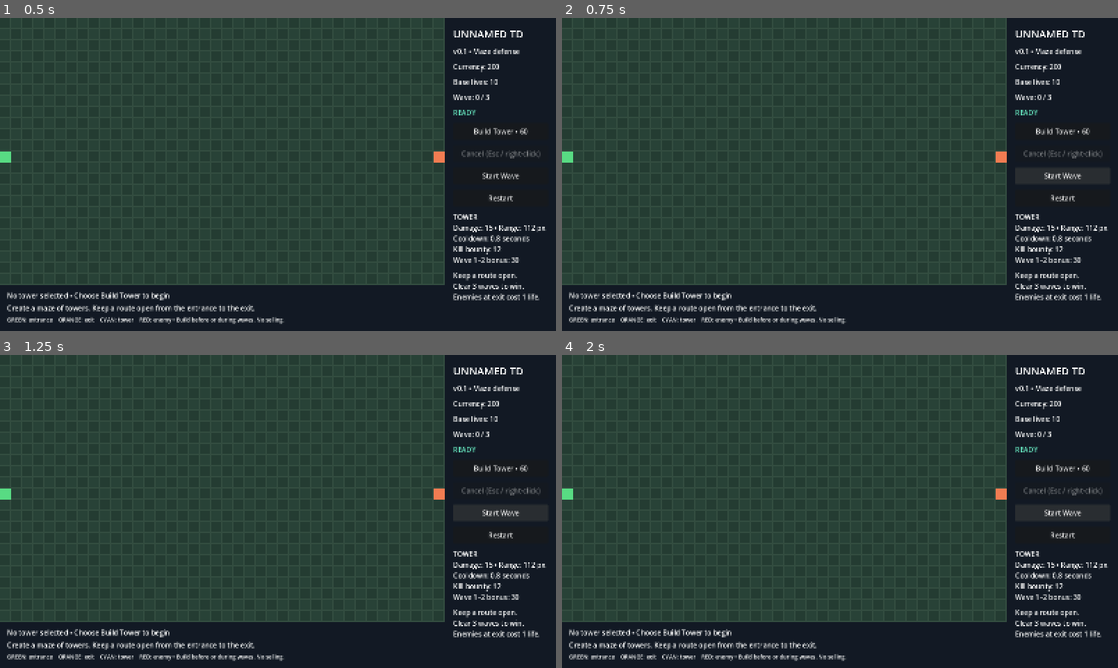
Above: before the commit, frames 1-4 (two rows, left to right).
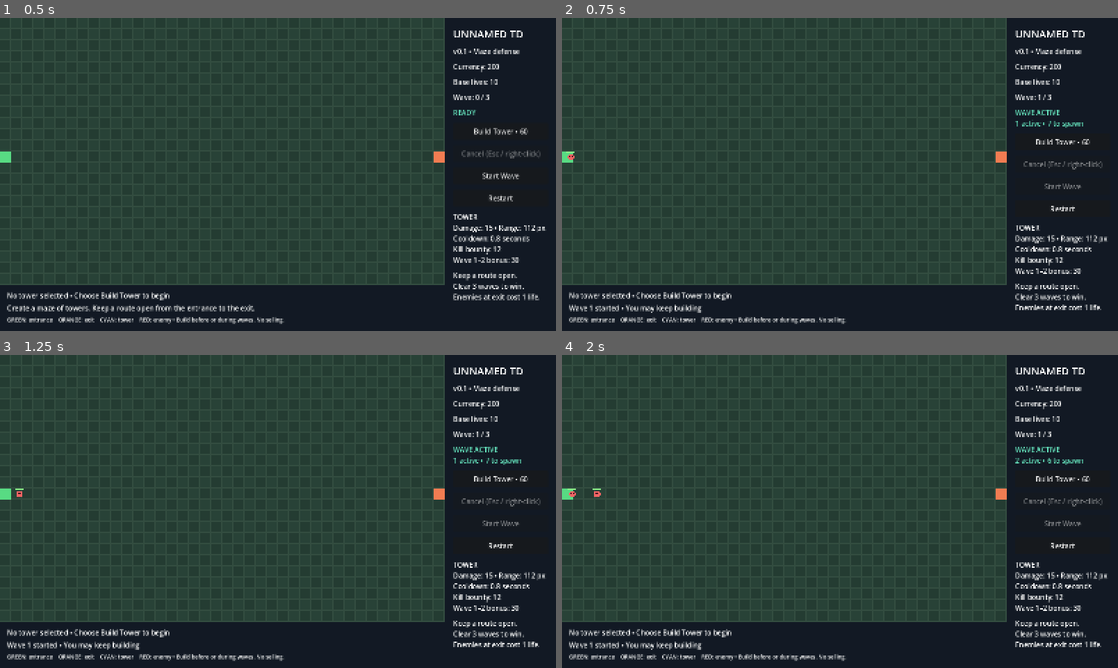
Above: after the commit, the same moments.

Repository: EdsonCK/Tower-Defense-Game
Game: Godot game, scene res://scenes/main.tscn
Same seed, same stepped clock (60 frames per second), same inputs: the game is played once before the commit and once after it.
Inputs (mouse positions are in pixels of both pictures, inside the frame that each line leads up to):
- Up to frame 1 (0.5 s): no input
- Up to frame 2 (0.75 s): click "Start Wave" at 0.5 s
- Up to frame 3 (1.25 s): no input
- Up to frame 4 (2 s): click (1062, 511) at 1.25 s, where only the run before the commit has a clickable "Start Wave"

Frame 1 is identical in both runs. In frame 2, 3.1% of the frame differs, in the area x 0-99%, y 24-95%; in frame 3, 3.1%; in frame 4, 3.2%, in the area x 1-99%, y 24-95%.

Commit message:
Phase E: implement combat, three waves, rewards, and game states

Diff:
--- a/scenes/main.tscn
+++ b/scenes/main.tscn
@@ -1,8 +1,9 @@
-[gd_scene load_steps=7 format=3]
+[gd_scene load_steps=8 format=3]
 
 [ext_resource type="Script" path="res://scripts/main.gd" id="1_main"]
 [ext_resource type="Script" path="res://scripts/board.gd" id="2_board"]
 [ext_resource type="Script" path="res://scripts/hud.gd" id="3_hud"]
+[ext_resource type="Script" path="res://scripts/wave_manager.gd" id="4_waves"]
 
 [sub_resource type="StyleBoxFlat" id="Style_panel"]
 bg_color = Color(0.07, 0.1, 0.14, 1)
@@ -28,6 +29,7 @@
 [node name="Enemies" type="Node2D" parent="Board"]
 
 [node name="WaveManager" type="Node" parent="."]
+script = ExtResource("4_waves")
 
 [node name="HUD" type="CanvasLayer" parent="."]
 
--- a/scripts/main.gd
+++ b/scripts/main.gd
@@ -5,6 +5,7 @@
 enum Phase { READY, WAVE_ACTIVE, BETWEEN_WAVES, VICTORY, DEFEAT }
 
 @export var tower_scene: PackedScene = preload("res://scenes/tower.tscn")
+const ENEMY_SCENE := preload("res://scenes/enemy.tscn")
 
 var currency := GameConfig.STARTING_CURRENCY
 var lives := GameConfig.STARTING_LIVES
@@ -13,12 +14,16 @@
 
 @onready var board: Board = $Board
 @onready var hud: GameHUD = $HUD/UILayout
+@onready var waves: WaveManager = $WaveManager
 
 
 func _ready() -> void:
 	hud.build_requested.connect(select_tower)
 	hud.cancel_requested.connect(cancel_build)
 	hud.restart_requested.connect(restart)
+	hud.start_wave_requested.connect(start_wave)
+	waves.spawn_requested.connect(_spawn_enemy)
+	waves.wave_completed.connect(_on_wave_completed)
 	_refresh_hud()
 	hud.show_message("Create a maze of towers. Keep a route open from the entrance to the exit.")
 
@@ -90,9 +95,79 @@
 
 
 func restart() -> void:
-	get_tree().reload_current_scene()
+	# Deferred so the button's signal dispatch finishes before its scene is freed.
+	get_tree().call_deferred("reload_current_scene")
+
+
+func start_wave() -> void:
+	if is_finished() or phase == Phase.WAVE_ACTIVE:
+		return
+	if waves.start_next_wave():
+		phase = Phase.WAVE_ACTIVE
+		hud.show_message("Wave %d started • You may keep building" % waves.current_wave)
+		_refresh_hud()
+
+
+func _spawn_enemy(hit_points: int) -> void:
+	var enemy := ENEMY_SCENE.instantiate() as Enemy
+	enemy.died.connect(_on_enemy_died)
+	enemy.reached_exit.connect(_on_enemy_reached_exit)
+	enemy.navigation_failed.connect(_on_navigation_failed)
+	board.get_node("Enemies").add_child(enemy)
+	enemy.setup(board, hit_points)
+	_refresh_hud()
+
+
+func _on_enemy_died(_enemy: Enemy) -> void:
+	if is_finished():
+		return
+	currency += GameConfig.KILL_BOUNTY
+	waves.enemy_resolved()
+	_refresh_hud()
+
+
+func _on_enemy_reached_exit(_enemy: Enemy) -> void:
+	if is_finished():
+		return
+	lives = maxi(0, lives - GameConfig.BASE_DAMAGE)
+	if lives == 0:
+		_finish(Phase.DEFEAT)
+	else:
+		hud.show_message("An enemy reached the exit • -1 base life")
+	waves.enemy_resolved()
+	_refresh_hud()
+
+
+func _on_wave_completed(wave: int) -> void:
+	if is_finished() or lives <= 0:
+		return
+	if wave == GameConfig.WAVE_COUNTS.size():
+		_finish(Phase.VICTORY)
+	else:
+		currency += GameConfig.WAVE_CLEAR_BONUS
+		phase = Phase.BETWEEN_WAVES
+		hud.show_message("Wave %d cleared • +%d currency • Press Start Wave when ready" % [wave, GameConfig.WAVE_CLEAR_BONUS])
+	_refresh_hud()
+
+
+func _finish(result: Phase) -> void:
+	phase = result
+	building = false
+	waves.stop()
+	board.get_node("Enemies").process_mode = Node.PROCESS_MODE_DISABLED
+	board.get_node("Towers").process_mode = Node.PROCESS_MODE_DISABLED
+	hud.show_message("VICTORY • All three waves cleared! Restart to play again." if result == Phase.VICTORY else "DEFEAT • The base has fallen. Restart to try a new maze.")
+	_refresh_hud()
+
+
+func _on_navigation_failed(message: String) -> void:
+	# Unexpected invariant failure remains visible; never remove a stuck enemy.
+	hud.show_message("NAVIGATION ERROR: " + message)
 
 
 func _refresh_hud() -> void:
-	hud.display(currency, lives, 0, Phase.keys()[phase], building, phase == Phase.READY or phase == Phase.BETWEEN_WAVES, is_finished())
+	var status: String = Phase.keys()[phase].replace("_", " ")
+	if phase == Phase.WAVE_ACTIVE:
+		status += "\n%d active • %d to spawn" % [waves.active_count, waves.remaining_to_spawn]
+	hud.display(currency, lives, waves.current_wave, status, building, waves.can_start(), is_finished())
 	board.set_build_preview(building, currency)
--- a/scripts/tower.gd
+++ b/scripts/tower.gd
@@ -1,8 +1,52 @@
 class_name Tower
 extends Node2D
+
+var _cooldown := 0.0
+var _flash_remaining := 0.0
+var _shot_endpoint := Vector2.ZERO
+
+
+func _process(delta: float) -> void:
+	if _flash_remaining > 0.0:
+		_flash_remaining = maxf(0.0, _flash_remaining - delta)
+		queue_redraw()
+	_cooldown = maxf(0.0, _cooldown - delta)
+	if _cooldown > 0.0:
+		return
+	# At most one group scan per shot interval, including while idle.
+	var target := _nearest_target()
+	if target != null:
+		attack(target)
+	_cooldown = GameConfig.TOWER_COOLDOWN
+
+
+func _nearest_target() -> Enemy:
+	var nearest: Enemy = null
+	var nearest_distance := GameConfig.TOWER_RANGE * GameConfig.TOWER_RANGE
+	for candidate in get_tree().get_nodes_in_group("enemies"):
+		var enemy := candidate as Enemy
+		if enemy == null or not enemy.is_alive():
+			continue
+		var distance := global_position.distance_squared_to(enemy.global_position)
+		if distance <= nearest_distance:
+			nearest = enemy
+			nearest_distance = distance
+	return nearest
+
+
+func attack(target: Enemy) -> void:
+	if not is_instance_valid(target) or not target.is_alive():
+		return
+	_shot_endpoint = to_local(target.global_position)
+	_flash_remaining = GameConfig.SHOT_FLASH_DURATION
+	target.take_damage(GameConfig.TOWER_DAMAGE)
+	queue_redraw()
 
 
 func _draw() -> void:
 	draw_rect(Rect2(-13, -13, 26, 26), Color("17688e"))
 	draw_rect(Rect2(-13, -13, 26, 26), Color("65d8f5"), false, 2.0)
 	draw_circle(Vector2.ZERO, 7, Color("8beaff"))
+	if _flash_remaining > 0.0:
+		draw_line(Vector2.ZERO, _shot_endpoint, Color("f5f6a6"), 3.0, true)
+		draw_circle(Vector2.ZERO, 10, Color(1.0, 1.0, 0.7, 0.65))
--- /dev/null
+++ b/scripts/wave_manager.gd
@@ -0,0 +1,50 @@
+class_name WaveManager
+extends Node
+## Owns all scheduled/unresolved enemy counts. Main owns no parallel counter.
+
+signal spawn_requested(hit_points: int)
+signal wave_completed(wave: int)
+
+var current_wave := 0
+var remaining_to_spawn := 0
+var active_count := 0
+var running := false
+var _until_spawn := 0.0
+
+
+func can_start() -> bool:
+	return not running and remaining_to_spawn == 0 and active_count == 0 and current_wave < GameConfig.WAVE_COUNTS.size()
+
+
+func start_next_wave() -> bool:
+	if not can_start():
+		return false
+	current_wave += 1
+	remaining_to_spawn = GameConfig.WAVE_COUNTS[current_wave - 1]
+	_until_spawn = 0.0 # First enemy on the next process tick, then every 1.2 s.
+	running = true
+	return true
+
+
+func _process(delta: float) -> void:
+	if not running or remaining_to_spawn == 0:
+		return
+	_until_spawn -= delta
+	while running and remaining_to_spawn > 0 and _until_spawn <= 0.0:
+		remaining_to_spawn -= 1
+		active_count += 1
+		_until_spawn += GameConfig.SPAWN_INTERVAL
+		spawn_requested.emit(GameConfig.WAVE_HEALTH[current_wave - 1])
+
+
+func enemy_resolved() -> void:
+	assert(active_count > 0, "An enemy must be counted before it resolves")
+	active_count -= 1
+	if running and remaining_to_spawn == 0 and active_count == 0:
+		running = false # Prevent duplicate completion and automatic next waves.
+		wave_completed.emit(current_wave)
+
+
+func stop() -> void:
+	running = false
+	remaining_to_spawn = 0
--- a/tests/test_gameplay.gd
+++ b/tests/test_gameplay.gd
@@ -16,7 +16,7 @@
 		printerr("FAIL: ", description)
 
 
-func _run() -> void:
+func _test_purchases() -> void:
 	var game := load("res://scenes/main.tscn").instantiate() as TDGame
 	root.add_child(game)
 	game.set_process_input(false)
@@ -39,5 +39,140 @@
 	check(game.currency == 20 and not game.building, "stop build mode below tower cost")
 	check(not game.purchase_tower(Vector2i(23, 12)) and not game.board.is_blocked(Vector2i(23, 12)), "unaffordable placement changes nothing")
 	game.free()
+
+
+func make_game() -> TDGame:
+	var game := preload("res://scenes/main.tscn").instantiate() as TDGame
+	root.add_child(game)
+	game.process_mode = Node.PROCESS_MODE_DISABLED
+	return game
+
+
+func _test_cadence_and_rewards() -> void:
+	var game := make_game()
+	game.start_wave()
+	game.start_wave()
+	check(game.waves.current_wave == 1 and game.waves.remaining_to_spawn == 8, "repeated start does not stack waves")
+	check(game.phase == TDGame.Phase.WAVE_ACTIVE and game.hud.start_button.disabled, "active wave disables Start Wave")
+	game.waves._process(0.001)
+	check(game.waves.active_count == 1 and game.waves.remaining_to_spawn == 7, "first spawn counted")
+	var first := game.board.get_node("Enemies").get_child(0) as Enemy
+	check(first.health == 45, "wave 1 enemy has 45 HP")
+	game.waves._process(1.198)
+	check(game.waves.active_count == 1, "does not spawn early")
+	game.waves._process(0.002)
+	check(game.waves.active_count == 2, "second spawn at 1.2 seconds")
+	first.take_damage(45)
+	first.take_damage(45)
+	check(game.currency == 212 and game.waves.active_count == 1, "kill gives 12 once and resolves one enemy")
+	var second := game.board.active_enemies()[0] as Enemy
+	second._process(30.0)
+	check(game.lives == 9 and game.currency == 212 and game.waves.active_count == 0, "escape costs 1 life and gives no bounty")
+	check(game.phase == TDGame.Phase.WAVE_ACTIVE, "wave waits for unspawned enemies")
+	game.waves._process(10.0)
+	check(game.waves.remaining_to_spawn == 0 and game.waves.active_count == 6, "all scheduled enemies spawn")
+	for node in game.board.active_enemies():
+		(node as Enemy).take_damage(45)
+	check(game.currency == 212 + 6 * 12 + 30, "wave 1 bonus awarded once after all resolve")
+	check(game.phase == TDGame.Phase.BETWEEN_WAVES and not game.hud.start_button.disabled, "next wave requires button")
+	game.waves._process(100)
+	check(game.waves.current_wave == 1, "waves do not start automatically")
+	game.start_wave()
+	game.waves._process(20)
+	check(game.waves.active_count == 12 and (game.board.active_enemies()[0] as Enemy).health == 60, "wave 2 count and HP")
+	for node in game.board.active_enemies():
+		(node as Enemy).take_damage(60)
+	check(game.currency == 212 + 6 * 12 + 30 + 12 * 12 + 30, "wave 2 gives bounty and 30 bonus")
+	game.start_wave()
+	game.waves._process(20)
+	check(game.waves.active_count == 16 and (game.board.active_enemies()[0] as Enemy).health == 75, "wave 3 count and HP")
+	for node in game.board.active_enemies():
+		(node as Enemy).take_damage(75)
+	check(game.phase == TDGame.Phase.VICTORY and game.lives == 9, "third wave triggers victory")
+	check(game.currency == 212 + 6 * 12 + 30 + 12 * 12 + 30 + 16 * 12, "no wave 3 bonus")
+	check(not game.purchase_tower(Vector2i(4, 4)), "no purchases after victory")
+	game.start_wave()
+	game.select_tower()
+	check(game.waves.current_wave == 3 and not game.building and game.hud.start_button.disabled and game.hud.build_button.disabled, "victory disables gameplay intents")
+	game.free()
+
+
+func _test_combat() -> void:
+	var game := make_game()
+	game.purchase_tower(Vector2i(10, 10))
+	var tower := game.board.get_node("Towers").get_child(0) as Tower
+	var near := preload("res://scenes/enemy.tscn").instantiate() as Enemy
+	var far := preload("res://scenes/enemy.tscn").instantiate() as Enemy
+	game.board.get_node("Enemies").add_child(near)
+	game.board.get_node("Enemies").add_child(far)
+	near.setup(game.board, 45)
+	far.setup(game.board, 45)
+	near.position = tower.position + Vector2(50, 0)
+	far.position = tower.position + Vector2(80, 0)
+	tower._process(0.01)
+	check(near.health == 30 and far.health == 45, "immediate hit damages nearest living enemy by 15")
+	tower._process(0.799)
+	check(near.health == 30, "cannot fire before cooldown")
+	tower._process(0.002)
+	check(near.health == 15, "fires again after 0.8s")
+	near.take_damage(15)
+	tower._process(0.8)
+	check(far.health == 30, "resolved enemy ignored, acquire next target")
+	far.position = tower.position + Vector2(GameConfig.TOWER_RANGE + 0.1, 0)
+	tower._process(0.8)
+	check(far.health == 30, "target outside 112 pixel range is not hit")
+	far.position = tower.position + Vector2(GameConfig.TOWER_RANGE, 0)
+	tower._process(0.8)
+	check(far.health == 15, "target exactly 112 pixels away is hit")
+	game.free()
+
+
+func _test_playable_sessions() -> void:
+	# Drive production movement, spawning, targeting and combat at a fixed delta.
+	# No injected damage, speed, money, or lives; the 3 starting towers can win.
+	var game := make_game()
+	for cell in [Vector2i(3, 11), Vector2i(6, 11), Vector2i(9, 11)]:
+		game.purchase_tower(cell)
+	for wave in range(1, 4):
+		game.start_wave()
+		for frame in range(120 * 60):
+			if game.phase != TDGame.Phase.WAVE_ACTIVE:
+				break
+			game.waves._process(1.0 / 60.0)
+			for node in game.board.active_enemies():
+				(node as Enemy)._process(1.0 / 60.0)
+			for node in game.board.get_node("Towers").get_children():
+				(node as Tower)._process(1.0 / 60.0)
+		check(game.waves.current_wave == wave and game.waves.active_count == 0, "natural combat resolves all enemies in wave %d" % wave)
+	check(game.phase == TDGame.Phase.VICTORY and game.lives > 0, "playable three-wave victory using only production combat")
+	print("Victory session: lives=%d, currency=%d" % [game.lives, game.currency])
+	game.free()
+	game = make_game()
+	for wave in range(1, 3):
+		game.start_wave()
+		for frame in range(120 * 60):
+			if game.phase != TDGame.Phase.WAVE_ACTIVE:
+				break
+			game.waves._process(1.0 / 60.0)
+			for node in game.board.active_enemies():
+				if game.is_finished():
+					break
+				(node as Enemy)._process(1.0 / 60.0)
+	check(game.phase == TDGame.Phase.DEFEAT and game.lives == 0, "unprotected base loses on tenth escaped enemy")
+	check(game.currency == 230, "escapes grant no bounty; surviving wave 1 gives only its 30 bonus")
+	var active := game.waves.active_count
+	game.waves._process(100)
+	game.start_wave()
+	game.select_tower()
+	check(not game.waves.running and game.waves.remaining_to_spawn == 0 and game.waves.active_count == active and not game.building, "defeat stops spawning and gameplay input")
+	check(game.board.get_node("Enemies").process_mode == Node.PROCESS_MODE_DISABLED and game.board.get_node("Towers").process_mode == Node.PROCESS_MODE_DISABLED, "end state freezes movement/combat")
+	game.free()
+
+
+func _run() -> void:
+	_test_purchases()
+	_test_cadence_and_rewards()
+	_test_combat()
+	_test_playable_sessions()
 	print("Gameplay: %d checks, %d failures" % [checks, failures])
 	quit(1 if failures else 0)
Not shown, added: scripts/wave_manager.gd.uid
